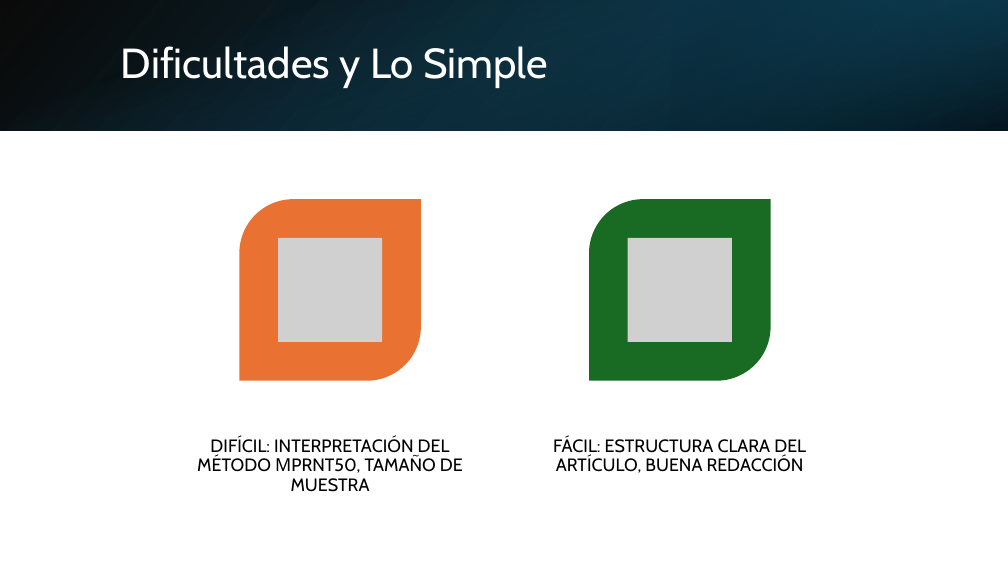
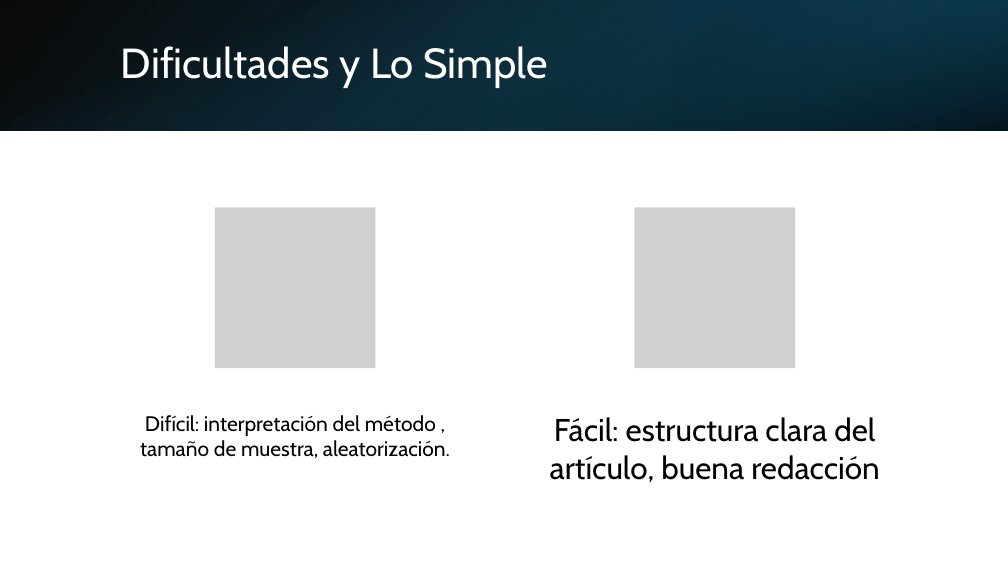
Before and after one commit to RomanLanda11/bioestadistica, a slide deck: slide 14 of tp2/Presentacion_Chikungunya.pptx (slide 9 before the commit). Drawn at 1008x567 pixels with LibreOffice and Linux fonts; fonts in the diff are those of the drawing; grey boxes stand for pictures. Boxes give left, top, right and bottom in pixels: in the first picture for what was removed or moved away, otherwise in the second. Text is boxed around its words. In the diff, an @@ line names an element or a change of style, - is before the commit and + after.

```diff
--- a/tp2/Presentacion_Chikungunya.pptx
+++ b/tp2/Presentacion_Chikungunya.pptx
@@ picture added at <box>215,207,376,368</box> @@
@@ picture added at <box>634,207,796,368</box> @@
@@ group removed at <box>240,199,771,380</box>: 2 round diag rects, 2 pictures @@
@@ text at <box>140,415,450,458</box>: text changed; size 17 to 20 pt @@
-DIFÍCIL: INTERPRETACIÓN DEL MÉTODO ΜPRNT50, TAMAÑO DE MUESTRA
+Difícil: interpretación del método , tamaño de muestra, aleatorización.
@@ text at <box>550,417,879,482</box>: text changed; size 17 to 30 pt @@
-FÁCIL: ESTRUCTURA CLARA DEL ARTÍCULO, BUENA REDACCIÓN
+Fácil: estructura clara del artículo, buena redacción
```
Also in this commit, not shown: 8 other slides changed, 5 slides added, 1 other file.
